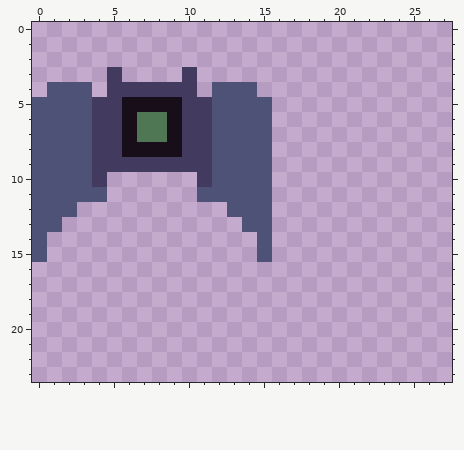
Two versions of one pixel-art file, assets/textures/ss.aseprite. The picture above was drawn from the file before the commit.
128x128 pixels, 1 frame. Shown: x 0..27, y 0..23.
After:
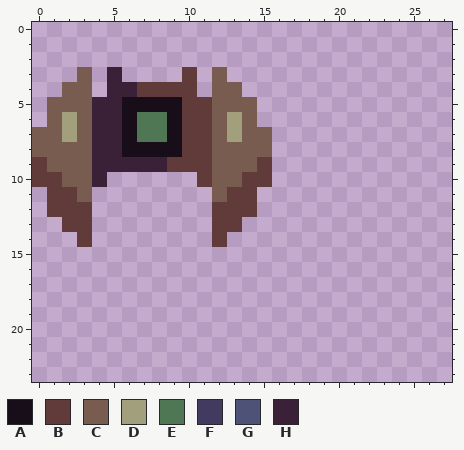
Palette (. is transparent): A #170e19  B #603b3a  C #775c4f  D #a19f7c  E #4f7754  F #433a60  G #4f5277  H #3b2137
The edit:
Changed rows in their new state; - is an unchanged pixel.
first column x 0:
 3 ---C-H----B-C---
 4 -.CC-HHBBBB-CC.-
 5 .CCCHH----BBCCC.
 6 .CDCHH----BBCDC.
 7 CCDCHH----BBCDCC
 8 CCCCHH----BBCCCC
 9 BCCCHHHHHBBBCCCB
10 BBCCH------BCCBB
11 .BBC.------.CBB.
12 .BBB--------BBB.
13 ..BB--------BB..
14 .--B--------B--.
15 .--------------.
